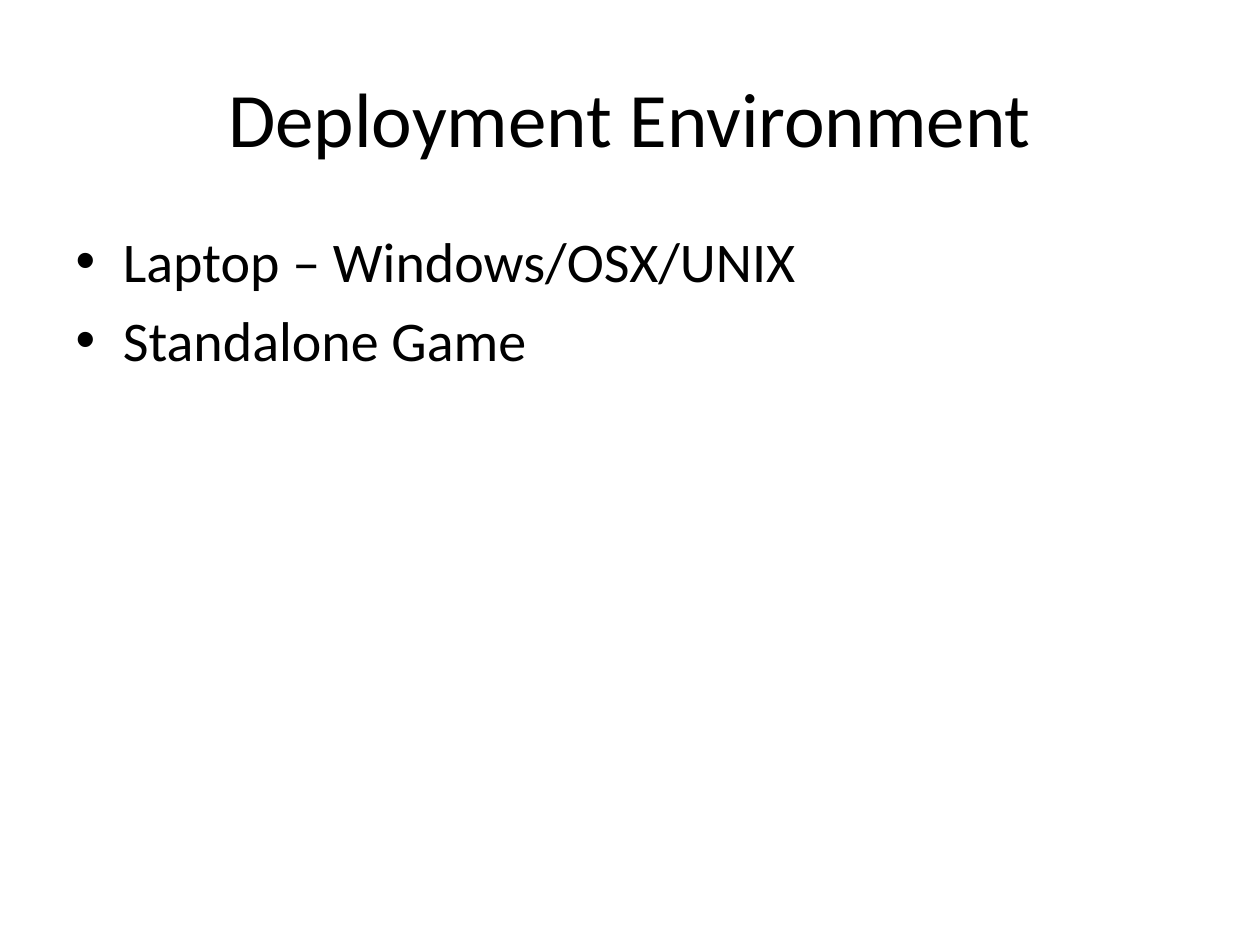
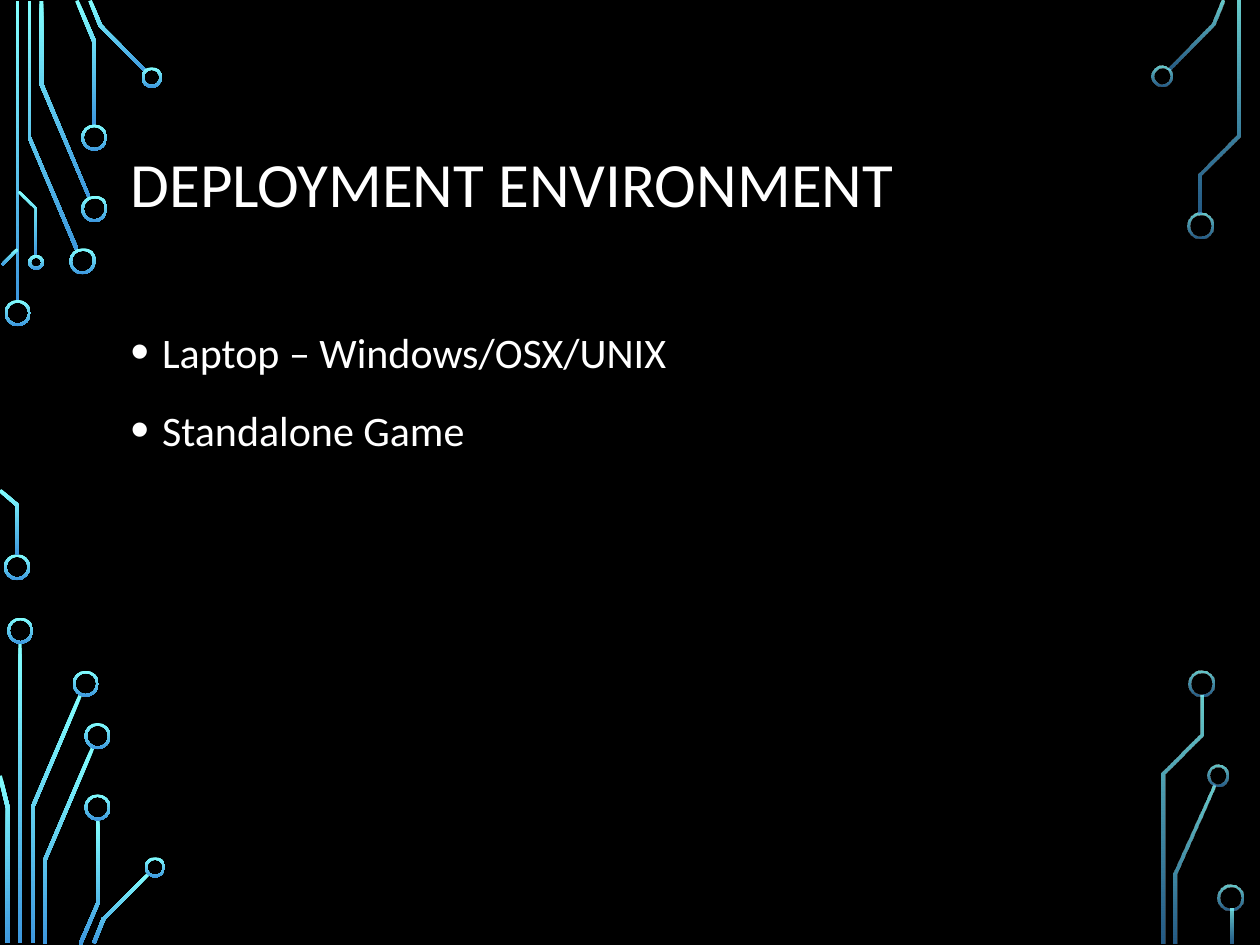
Before and after one commit to sperry94/ANST_Project, a slide deck: slide 9 of AOT2ProjectPresentation.pptx. Drawn at 1260x945 pixels with LibreOffice and Linux fonts; fonts in the diff are those of the drawing; background and template pictures are left out. Boxes give left, top, right and bottom in pixels: in the first picture for what was removed or moved away, otherwise in the second. Text is boxed around its words. In the diff, an @@ line names an element or a change of style, - is before the commit and + after.

```diff
--- a/AOT2ProjectPresentation.pptx
+++ b/AOT2ProjectPresentation.pptx
@@ background #FFFFFF to picture (left out) @@
@@ title at bbox=[131, 166, 893, 208]: text changed; size 44 to 36 pt; text colour #000000 to #FFFFFF @@
-Deployment Environment
+DEPLOYMENT ENVIRONMENT
@@ text "Laptop – Windows/OSX/UNIX": place and size @@
-text "Laptop – Windows/OSX/UNIX" at bbox=[123, 243, 795, 362]
+text "Laptop – Windows/OSX/UNIX" at bbox=[162, 338, 666, 447]
@@ text "Laptop – Windows/OSX/UNIX" at bbox=[162, 338, 666, 447]: size 32 to 24 pt, text colour #000000 to #FFFFFF; indent changed; line spacing 1 to 1.2; more space between paragraphs @@
@@ group added at bbox=[0, 0, 1244, 945]: 33 freeform shapes, 3 rectangles @@
```
Also in this commit, not shown: 12 other slides changed.
